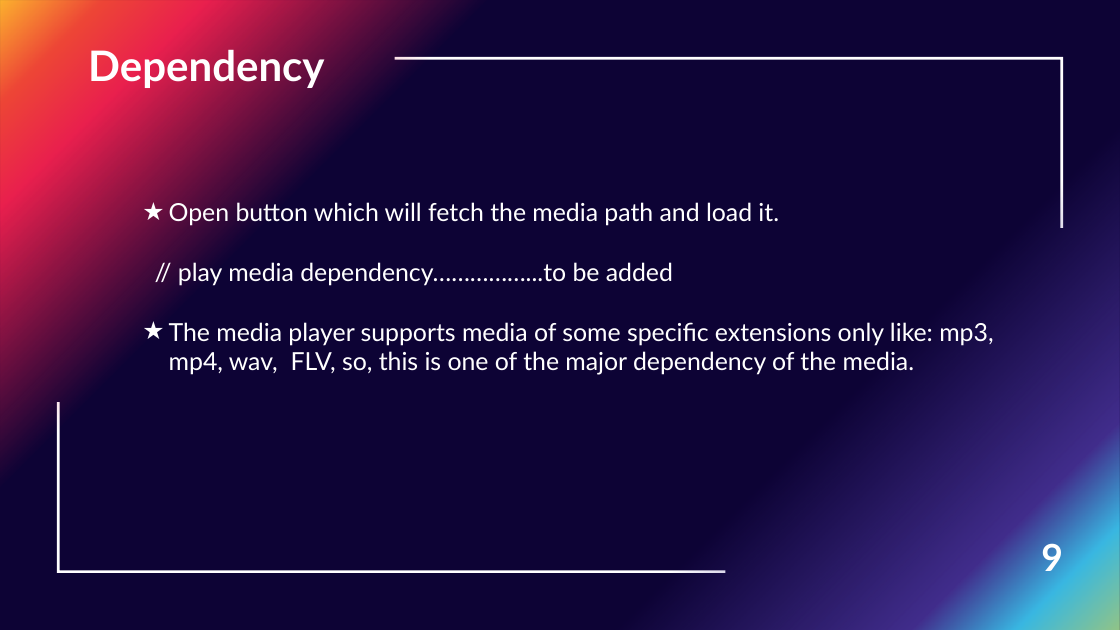
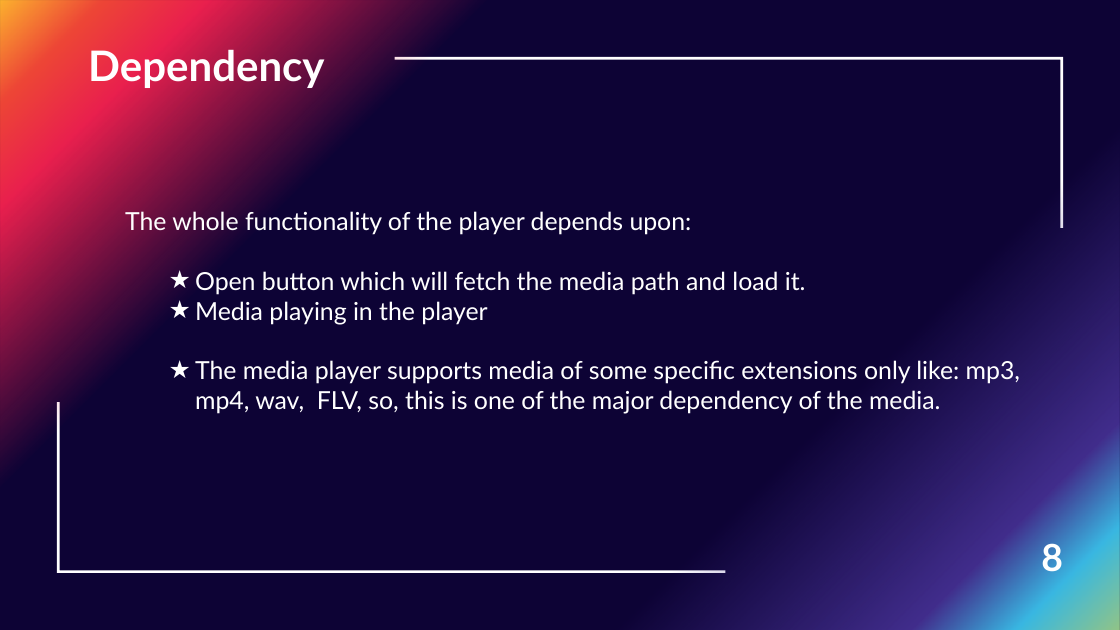
Before and after one commit to divy3011/AkAAD, a slide deck: slide 8 of Media Player.pptx (slide 9 before the commit). Drawn at 1120x630 pixels with LibreOffice and Linux fonts; fonts in the diff are those of the drawing. Boxes give left, top, right and bottom in pixels: in the first picture for what was removed or moved away, otherwise in the second. Text is boxed around its words. In the diff, an @@ line names an element or a change of style, - is before the commit and + after.

Commit message:
ppt updated

```diff
--- a/Media Player.pptx
+++ b/Media Player.pptx
@@ text "The whole functionality of the ...": place and size @@
-text "The whole functionality of the ..." at <box>169,202,993,375</box>
+text "The whole functionality of the ..." at <box>125,211,1020,414</box>
@@ text at <box>125,211,692,235</box>: paragraph added @@
+The whole functionality of the player depends upon:
@@ text at <box>195,271,806,295</box>: line spacing 1 to 2 @@
@@ text at <box>195,301,487,324</box>: text changed @@
-// play media dependency……………...to be added
+★ Media playing in the player
@@ page number at <box>1041,538,1063,572</box>: text changed @@
-9
+8
```
Also in this commit, not shown: 2 other slides changed, 3 slides removed.
